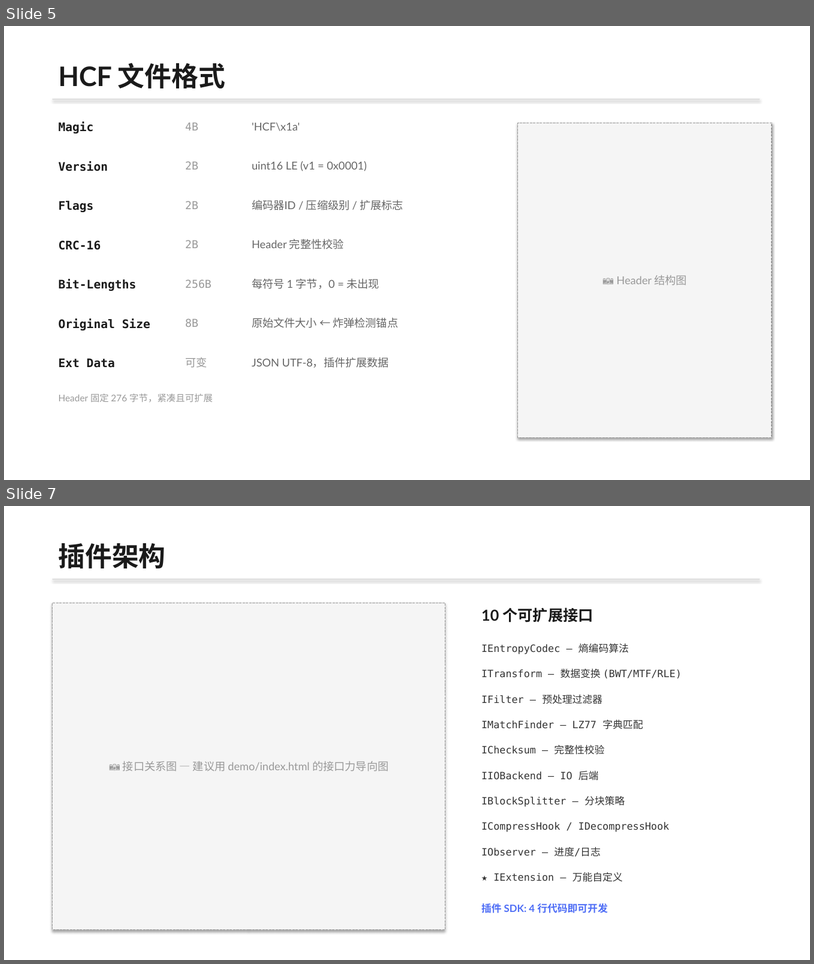
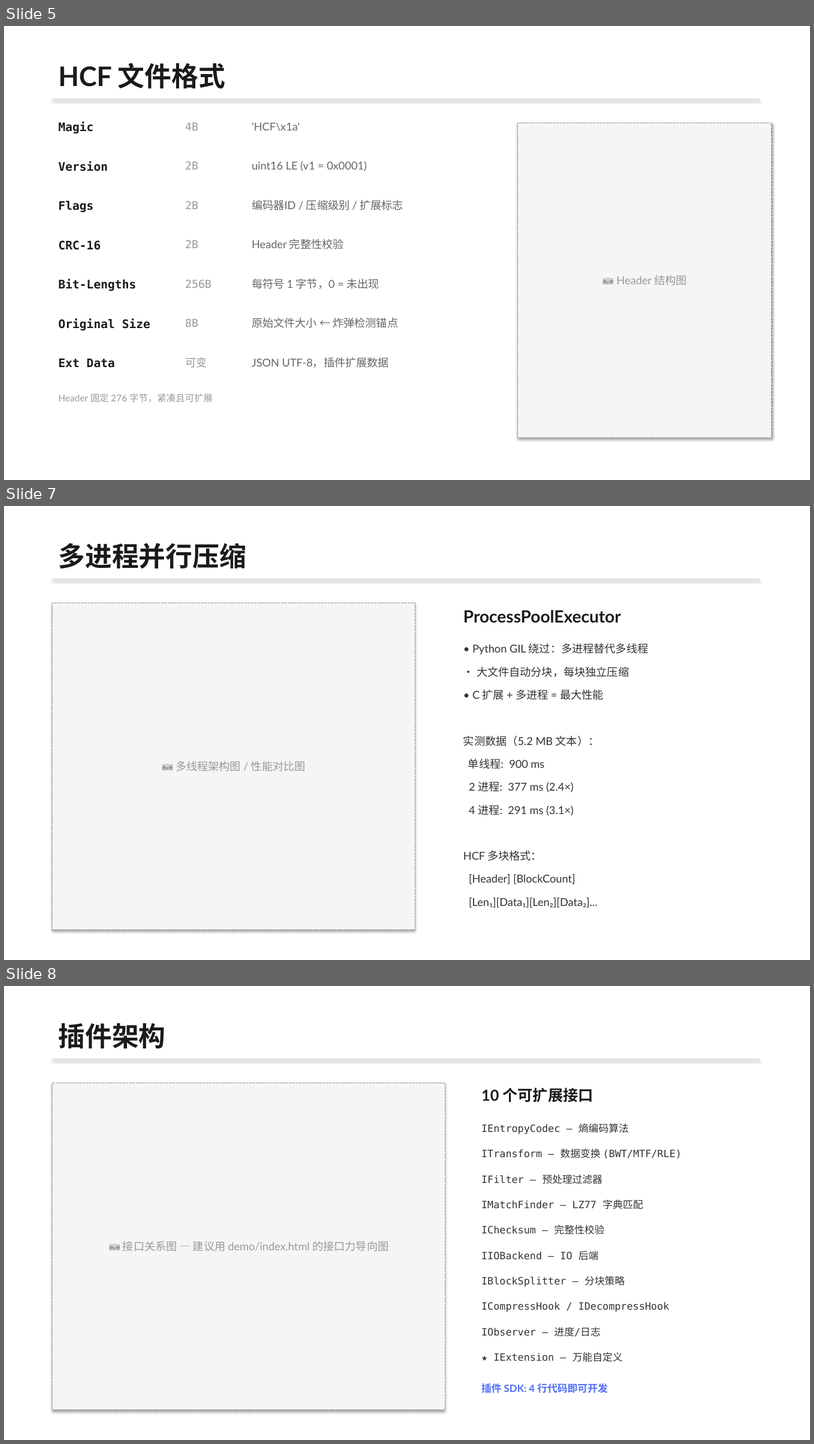
Before and after one commit to Eric-huang799/hcompress, a slide deck: demo/hcompress-demo.pptx. Shown one above the other, each under a label of ours: slides 5 and 7 before the commit, slides 5, 7 and 8 after it; the slides between them are not shown. The pictures are 814x964 and 814x1444 pixels, drawn with LibreOffice and Linux fonts; fonts in the diff are those of the drawing. Boxes give left, top, right and bottom in pixels: in the first picture for what was removed or moved away, otherwise in the second. Text is boxed around its words. In the diff, an @@ line names an element or a change of style, - is before the commit and + after.

```diff
--- a/demo/hcompress-demo.pptx
+++ b/demo/hcompress-demo.pptx
@@ slide 7 added at (x1=4, y1=506, x2=810, y2=960), background #FFFFFF @@
@@ text added at (x1=59, y1=543, x2=247, y2=569), 32 pt, text #1A1A1A, bold @@
+多进程并行压缩
@@ rectangle added at (x1=53, y1=579, x2=760, y2=580), fill #E0E0E0 @@
@@ rectangle added at (x1=53, y1=603, x2=416, y2=930), fill #F5F5F5, outline #999999 1 pt dashed, 13 pt, text #999999 @@
+📷 多线程架构图 / 性能对比图
@@ text added at (x1=464, y1=610, x2=621, y2=623), 20 pt, text #1A1A1A, bold @@
+ProcessPoolExecutor
@@ text added at (x1=473, y1=643, x2=649, y2=654), 13 pt, text #333333 @@
+• Python GIL 绕过：多进程替代多线程
@@ text added at (x1=477, y1=666, x2=629, y2=677), 13 pt, text #333333 @@
+• 大文件自动分块，每块独立压缩
@@ text added at (x1=473, y1=689, x2=604, y2=700), 13 pt, text #333333 @@
+• C 扩展 + 多进程 = 最大性能
@@ text added at (x1=464, y1=735, x2=600, y2=746), 13 pt, text #333333 @@
+实测数据（5.2 MB 文本）：
@@ text added at (x1=468, y1=758, x2=545, y2=769), 13 pt, text #333333 @@
+单线程: 900 ms
@@ text added at (x1=469, y1=781, x2=574, y2=792), 13 pt, text #333333 @@
+2 进程: 377 ms (2.4×)
@@ text added at (x1=469, y1=805, x2=574, y2=816), 13 pt, text #333333 @@
+4 进程: 291 ms (3.1×)
@@ text added at (x1=464, y1=850, x2=542, y2=861), 13 pt, text #333333 @@
+HCF 多块格式：
@@ text added at (x1=469, y1=874, x2=576, y2=884), 13 pt, text #333333 @@
+[Header] [BlockCount]
@@ text added at (x1=469, y1=897, x2=597, y2=907), 13 pt, text #333333 @@
+[Len₁][Data₁][Len₂][Data₂]...
@@ what was slide 7 is now slide 8 @@
```
Also in this commit, not shown: 1 slide changed, 2 other files.
